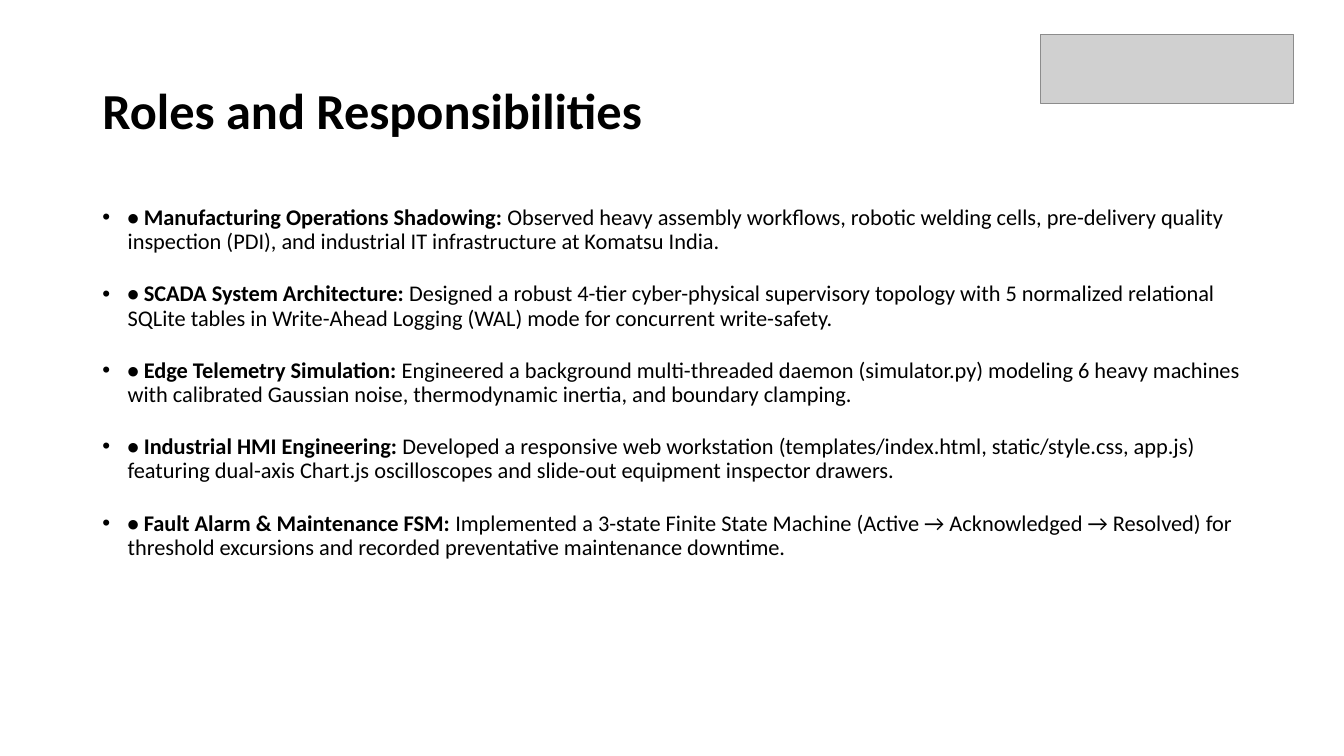
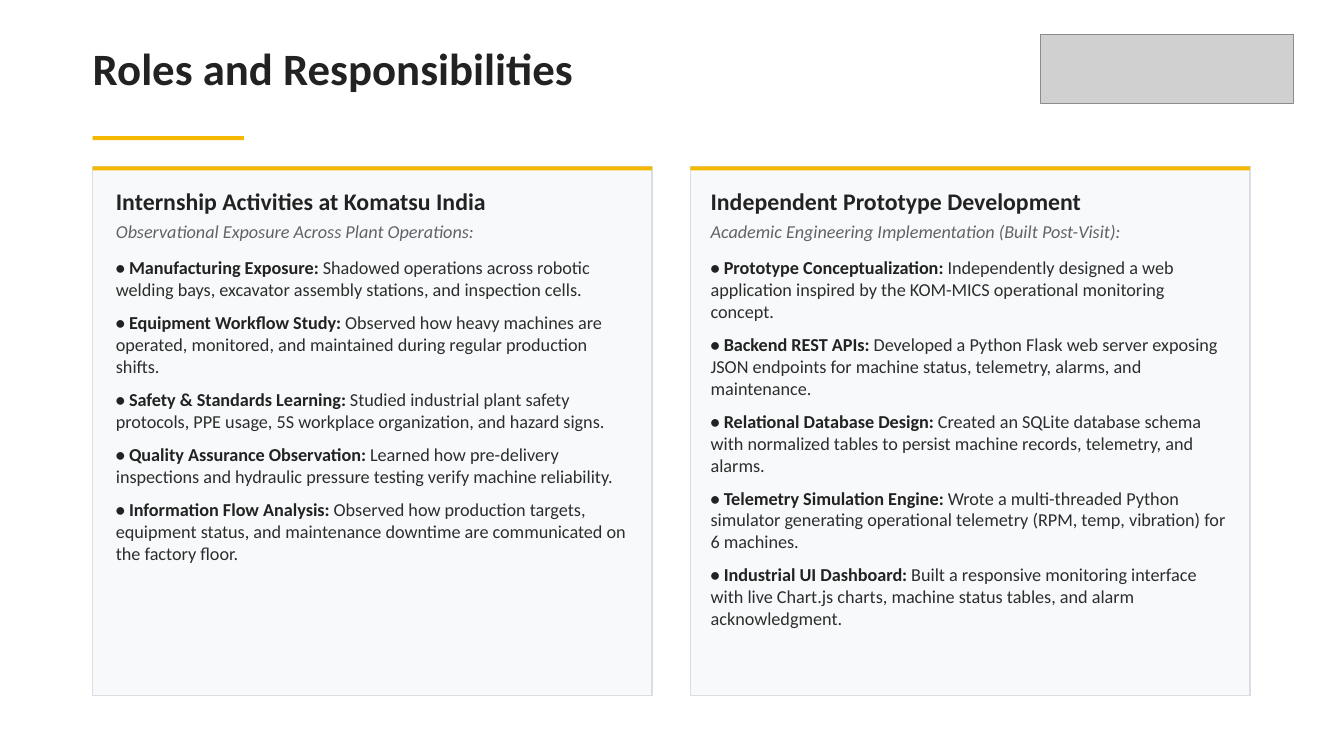
Before and after one commit to ayaan0405/KOM-MICS-Smart-Factory-Monitoring, a slide deck: slide 5 of SMART_FACTORY_MONITORING_SYSTEM_PRESENTATION.pptx. Drawn at 1344x756 pixels with LibreOffice and Linux fonts; fonts in the diff are those of the drawing; grey boxes stand for pictures. Boxes give left, top, right and bottom in pixels: in the first picture for what was removed or moved away, otherwise in the second. Text is boxed around its words. In the diff, an @@ line names an element or a change of style, - is before the commit and + after.

Commit message:
Refine 9-slide presentation: department exposure grid, single verified project, industrial aesthetics

```diff
--- a/SMART_FACTORY_MONITORING_SYSTEM_PRESENTATION.pptx
+++ b/SMART_FACTORY_MONITORING_SYSTEM_PRESENTATION.pptx
@@ text "Roles and Responsibilities" at box(93, 53, 573, 92): size 36 to 32 pt, text colour #000000 to #222222; line spacing 0.9 to 1; vertical alignment middle to top @@
@@ rectangle added at box(93, 136, 244, 140), fill #F5B800 @@
@@ rectangle added at box(93, 166, 652, 696), fill #F8F9FA, outline #DADEE4 1 pt @@
@@ rectangle added at box(93, 166, 652, 170), fill #F5B800 @@
@@ rectangle added at box(691, 166, 1250, 696), fill #F8F9FA, outline #DADEE4 1 pt @@
@@ rectangle added at box(691, 166, 1250, 170), fill #F5B800 @@
@@ text added at box(116, 193, 626, 563), 13 pt, text #2D2D2D @@
+Internship Activities at Komatsu India
+Observational Exposure Across Plant Operations:
+• Manufacturing Exposure: Shadowed operations across robotic welding bays, excavator assembly stations, and inspection cells.
+• Equipment Workflow Study: Observed how heavy machines are operated, monitored, and maintained during regular production shifts.
+• Safety & Standards Learning: Studied industrial plant safety protocols, PPE usage, 5S workplace organization, and hazard signs.
+• Quality Assurance Observation: Learned how pre-delivery inspections and hydraulic pressure testing verify machine reliability.
+• Information Flow Analysis: Observed how production targets, equipment status, and maintenance downtime are communicated on the factory floor.
@@ text removed at box(128, 209, 1239, 559) @@
-• • Manufacturing Operations Shadowing: Observed heavy assembly workflows, robotic welding cells, pre-delivery quality inspection (PDI), and industrial IT infrastructure at Komatsu India.
-• • SCADA System Architecture: Designed a robust 4-tier cyber-physical supervisory topology with 5 normalized relational SQLite tables in Write-Ahead Logging (WAL) mode for concurrent write-safety.
-• • Edge Telemetry Simulation: Engineered a background multi-threaded daemon (simulator.py) modeling 6 heavy machines with calibrated Gaussian noise, thermodynamic inertia, and boundary clamping.
-• • Industrial HMI Engineering: Developed a responsive web workstation (templates/index.html, static/style.css, app.js) featuring dual-axis Chart.js oscilloscopes and slide-out equipment inspector drawers.
-• • Fault Alarm & Maintenance FSM: Implemented a 3-state Finite State Machine (Active → Acknowledged → Resolved) for threshold excursions and recorded preventative maintenance downtime.
@@ text added at box(711, 193, 1225, 628), 13 pt, text #2D2D2D @@
+Independent Prototype Development
+Academic Engineering Implementation (Built Post-Visit):
+• Prototype Conceptualization: Independently designed a web application inspired by the KOM-MICS operational monitoring concept.
+• Backend REST APIs: Developed a Python Flask web server exposing JSON endpoints for machine status, telemetry, alarms, and maintenance.
+• Relational Database Design: Created an SQLite database schema with normalized tables to persist machine records, telemetry, and alarms.
+• Telemetry Simulation Engine: Wrote a multi-threaded Python simulator generating operational telemetry (RPM, temp, vibration) for 6 machines.
+• Industrial UI Dashboard: Built a responsive monitoring interface with live Chart.js charts, machine status tables, and alarm acknowledgment.
```
Also in this commit, not shown: 6 other slides changed, 2 slides added, 2 slides removed.
